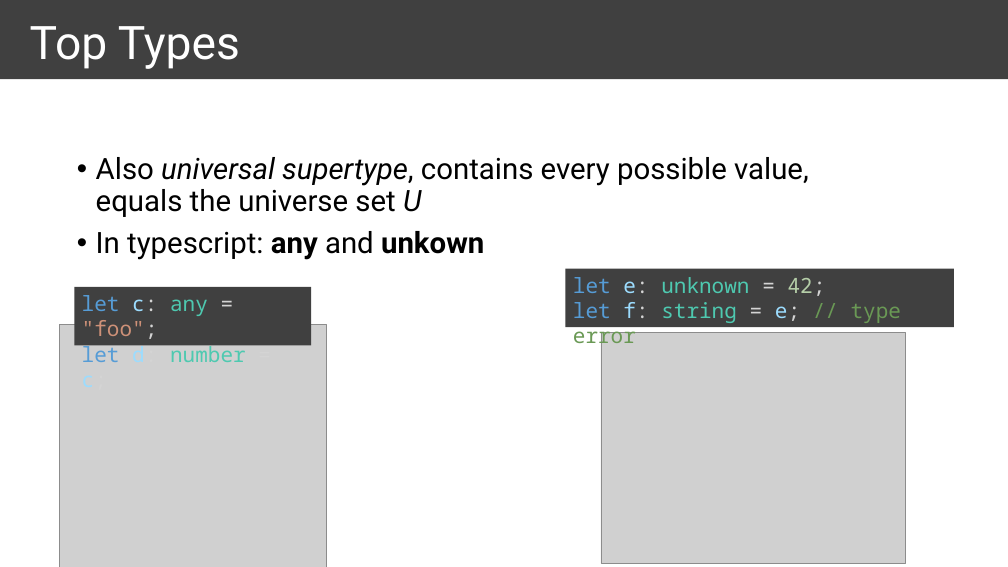
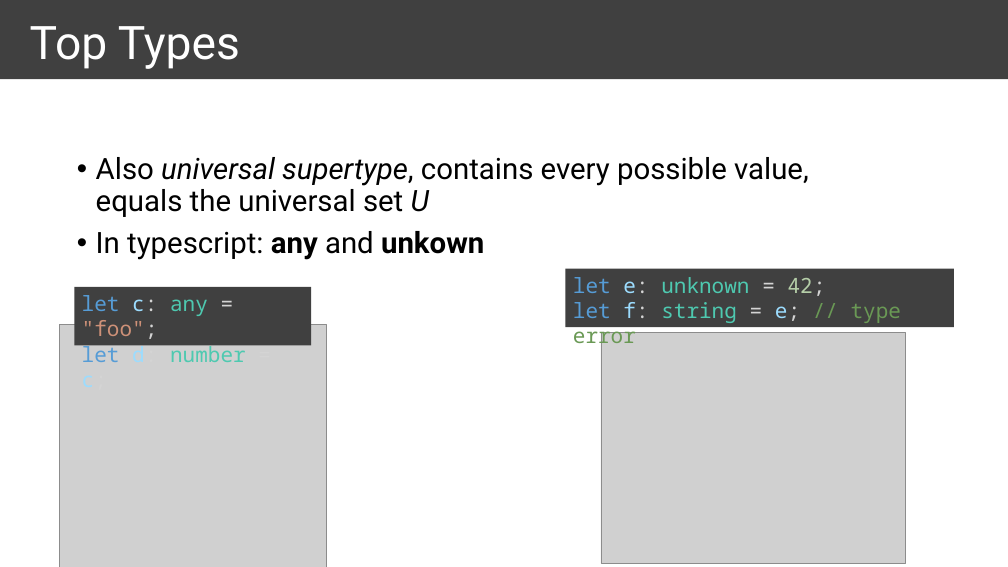
Before and after one commit to ymekesser/a-type-of-magic-presentation, a slide deck: slide 14 of a-type-of-magic.pptx (slide 12 before the commit). Drawn at 1008x567 pixels with LibreOffice and Linux fonts; fonts in the diff are those of the drawing; grey boxes stand for pictures. Boxes give left, top, right and bottom in pixels: in the first picture for what was removed or moved away, otherwise in the second. Text is boxed around its words. In the diff, an @@ line names an element or a change of style, - is before the commit and + after.

```diff
--- a/a-type-of-magic.pptx
+++ b/a-type-of-magic.pptx
@@ text at bbox=[96, 157, 809, 217]: text changed @@
-• Also universal supertype, contains every possible value,
-  equals the universe set U
+• Also universal supertype, contains every possible value,
+  equals the universal set U
```
Also in this commit, not shown: 10 other slides changed, 22 slides added, 7 other files.
